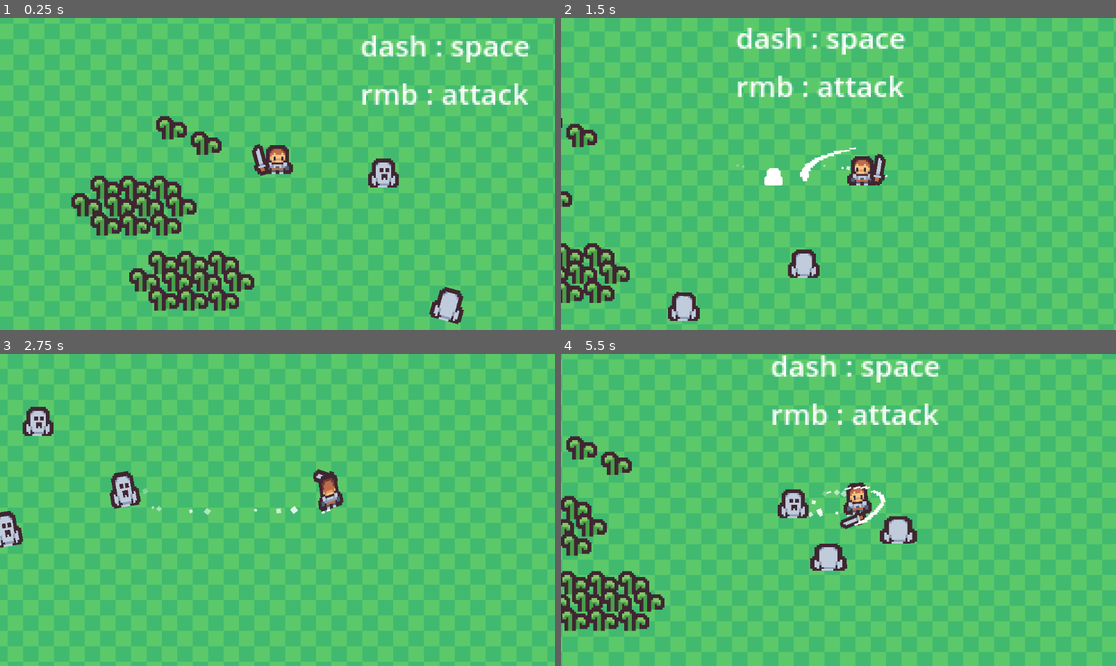
Above: before the commit, frames 1-4 (two rows, left to right).
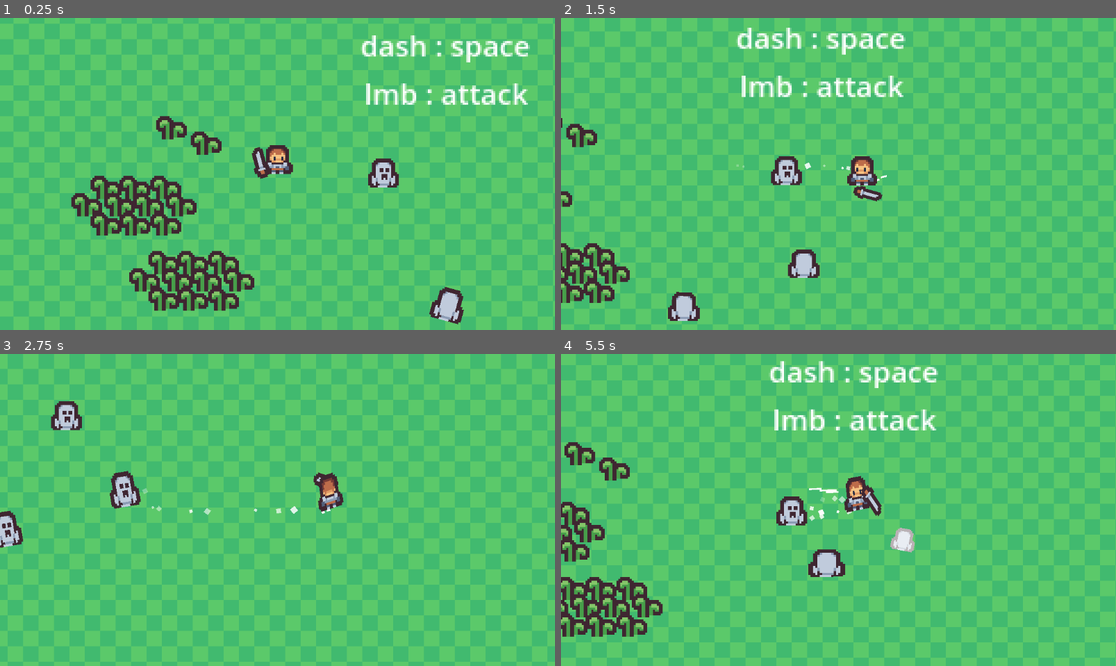
Above: after the commit, the same moments.

Repository: Kyrlio/2D-TopDown-Template
Game: Godot game, scene res://scenes/test_level.tscn
The game is run twice, just before and just after one commit, with the same random seed, the same clock (stepped at 60 frames per second) and the same inputs.
Inputs (mouse positions are in pixels of both pictures, inside the frame that each line leads up to):
- Up to frame 1 (0.25 s): no input
- Up to frame 2 (1.5 s): move the mouse to (960, 158) at 0.52 s; press the mouse at (960, 158) at 0.53 s; hold D (right) 0.53-1.28 s; tap Space (dash) at 0.8, 1.35 s; move the mouse to (727, 189) at 1.27 s; release the mouse at (727, 189) at 1.28 s; hold S (down) from 1.28 s (still down)
- Up to frame 3 (2.75 s): click (166, 525) at 1.55 s; move the mouse to (333, 441) at 2.02 s; release S (down) at 2.03 s; press the mouse at (333, 441) at 2.03 s; hold D (right) from 2.03 s (still down); tap Space (dash) at 2.3 s
- Up to frame 4 (5.5 s): move the mouse to (810, 572) at 2.77 s; release D (right) at 2.78 s; release the mouse at (810, 572) at 2.78 s; hold W (up) 2.78-3.53 s; tap Space (dash) at 2.85, 3.8, 4.35, 5.3 s; click (810, 572) at 3.05 s; move the mouse to (1005, 556) at 3.52 s; press the mouse at (1005, 556) at 3.53 s; hold A (left) 3.53-5.03 s; move the mouse to (672, 463) at 4.27 s; release the mouse at (672, 463) at 4.28 s; click (672, 463) at 4.55 s; move the mouse to (866, 510) at 5.02 s; press the mouse at (866, 510) at 5.03 s; hold S (down) from 5.03 s (still down)

The runs differ from the first frame. In frame 1, 0.6% of the frame differs, in the area x 45-96%, y 20-52%; in frame 2, 1.5%; in frame 3, 0.9%; in frame 4, 41%, in the area x 0-100%, y 0-100%.

Commit message:
Refactor code

Diff:
--- a/scenes/player.tscn
+++ b/scenes/player.tscn
@@ -1,9 +1,9 @@
-[gd_scene load_steps=29 format=3 uid="uid://hwmgqg603fae"]
+[gd_scene load_steps=23 format=3 uid="uid://hwmgqg603fae"]
 
 [ext_resource type="Script" uid="uid://qajblsskt5wv" path="res://scripts/player.gd" id="1_qhqgy"]
 [ext_resource type="Shader" uid="uid://dpcyeveyw771a" path="res://scripts/damage_flash.gdshader" id="2_qlg0r"]
+[ext_resource type="PackedScene" uid="uid://uwkj5evl1jsg" path="res://scenes/sword.tscn" id="2_tuyoq"]
 [ext_resource type="Texture2D" uid="uid://1lcq3is04bv1" path="res://assets/entities/tile_0098_both.png" id="3_dqkch"]
-[ext_resource type="Texture2D" uid="uid://gdrwf3aya6km" path="res://assets/weapons/tile_0104.png" id="4_dqkch"]
 [ext_resource type="PackedScene" uid="uid://bytdsihpt8723" path="res://scenes/camera_2d.tscn" id="5_qlg0r"]
 
 [sub_resource type="Curve" id="Curve_qlg0r"]
@@ -94,18 +94,6 @@
 "update": 0,
 "values": [0.0]
 }
-tracks/5/type = "value"
-tracks/5/imported = false
-tracks/5/enabled = true
-tracks/5/path = NodePath("Sprite2D/Sword:material:shader_parameter/flash_value")
-tracks/5/interp = 1
-tracks/5/loop_wrap = true
-tracks/5/keys = {
-"times": PackedFloat32Array(0),
-"transitions": PackedFloat32Array(1),
-"update": 0,
-"values": [0.0]
-}
 
 [sub_resource type="Animation" id="Animation_ur7pv"]
 resource_name = "dash"
@@ -130,18 +118,6 @@
 tracks/1/interp = 2
 tracks/1/loop_wrap = true
 tracks/1/keys = {
-"times": PackedFloat32Array(0, 0.1, 0.35, 0.4),
-"transitions": PackedFloat32Array(1, 0.5, 2, 2),
-"update": 0,
-"values": [0.0, 0.2, 0.2, 0.0]
-}
-tracks/2/type = "value"
-tracks/2/imported = false
-tracks/2/enabled = false
-tracks/2/path = NodePath("Sprite2D/Sword:material:shader_parameter/flash_value")
-tracks/2/interp = 2
-tracks/2/loop_wrap = true
-tracks/2/keys = {
 "times": PackedFloat32Array(0, 0.1, 0.35, 0.4),
 "transitions": PackedFloat32Array(1, 0.5, 2, 2),
 "update": 0,
@@ -315,162 +291,6 @@
 shader_parameter/flash_color = Color(1, 1, 1, 1)
 shader_parameter/flash_value = 0.0
 
-[sub_resource type="ShaderMaterial" id="ShaderMaterial_dqkch"]
-resource_local_to_scene = true
-shader = ExtResource("2_qlg0r")
-shader_parameter/flash_color = Color(1, 1, 1, 1)
-shader_parameter/flash_value = 0.0
-
-[sub_resource type="Animation" id="Animation_fjrip"]
-length = 0.001
-tracks/0/type = "value"
-tracks/0/imported = false
-tracks/0/enabled = true
-tracks/0/path = NodePath(".:rotation")
-tracks/0/interp = 1
-tracks/0/loop_wrap = true
-tracks/0/keys = {
-"times": PackedFloat32Array(0),
-"transitions": PackedFloat32Array(1),
-"update": 0,
-"values": [-0.261799]
-}
-tracks/1/type = "value"
-tracks/1/imported = false
-tracks/1/enabled = true
-tracks/1/path = NodePath(".:scale")
-tracks/1/interp = 1
-tracks/1/loop_wrap = true
-tracks/1/keys = {
-"times": PackedFloat32Array(0),
-"transitions": PackedFloat32Array(1),
-"update": 0,
-"values": [Vector2(1, 1)]
-}
-
-[sub_resource type="Animation" id="Animation_tuyoq"]
-resource_name = "slash"
-length = 0.3
-step = 0.05
-tracks/0/type = "value"
-tracks/0/imported = false
-tracks/0/enabled = true
-tracks/0/path = NodePath(".:rotation")
-tracks/0/interp = 2
-tracks/0/loop_wrap = true
-tracks/0/keys = {
-"times": PackedFloat32Array(0, 0.25),
-"transitions": PackedFloat32Array(0.5, -2),
-"update": 0,
-"values": [-0.261799, 4.45059]
-}
-tracks/1/type = "value"
-tracks/1/imported = false
-tracks/1/enabled = true
-tracks/1/path = NodePath(".:scale")
-tracks/1/interp = 2
-tracks/1/loop_wrap = true
-tracks/1/keys = {
-"times": PackedFloat32Array(0, 0.3),
-"transitions": PackedFloat32Array(0.5, 0.5),
-"update": 0,
-"values": [Vector2(1, 1), Vector2(0.8, 0.95)]
-}
-tracks/2/type = "method"
-tracks/2/imported = false
-tracks/2/enabled = true
-tracks/2/path = NodePath("../..")
-tracks/2/interp = 1
-tracks/2/loop_wrap = true
-tracks/2/keys = {
-"times": PackedFloat32Array(0.05),
-"transitions": PackedFloat32Array(1),
-"values": [{
-"args": [],
-"method": &"spawn_slash"
-}]
-}
-
-[sub_resource type="Animation" id="Animation_oprun"]
-resource_name = "slash_2"
-length = 0.3
-step = 0.05
-tracks/0/type = "value"
-tracks/0/imported = false
-tracks/0/enabled = true
-tracks/0/path = NodePath(".:rotation")
-tracks/0/interp = 2
-tracks/0/loop_wrap = true
-tracks/0/keys = {
-"times": PackedFloat32Array(0, 0.25),
-"transitions": PackedFloat32Array(-2, 0.5),
-"update": 0,
-"values": [4.45059, -0.261799]
-}
-tracks/1/type = "value"
-tracks/1/imported = false
-tracks/1/enabled = true
-tracks/1/path = NodePath(".:scale")
-tracks/1/interp = 2
-tracks/1/loop_wrap = true
-tracks/1/keys = {
-"times": PackedFloat32Array(0, 0.3),
-"transitions": PackedFloat32Array(0.5, 0.5),
-"update": 0,
-"values": [Vector2(0.8, 0.95), Vector2(1, 1)]
-}
-tracks/2/type = "method"
-tracks/2/imported = false
-tracks/2/enabled = true
-tracks/2/path = NodePath("../..")
-tracks/2/interp = 1
-tracks/2/loop_wrap = true
-tracks/2/keys = {
-"times": PackedFloat32Array(0.05),
-"transitions": PackedFloat32Array(1),
-"values": [{
-"args": [],
-"method": &"spawn_slash"
-}]
-}
-
-[sub_resource type="Animation" id="Animation_smehm"]
-resource_name = "sword_return"
-length = 0.65
-step = 0.05
-tracks/0/type = "value"
-tracks/0/imported = false
-tracks/0/enabled = true
-tracks/0/path = NodePath(".:rotation")
-tracks/0/interp = 2
-tracks/0/loop_wrap = true
-tracks/0/keys = {
-"times": PackedFloat32Array(0, 0.2, 0.65),
-"transitions": PackedFloat32Array(-2, -2, 0.5),
-"update": 0,
-"values": [4.45059, 4.45059, -0.261799]
-}
-tracks/1/type = "value"
-tracks/1/imported = false
-tracks/1/enabled = true
-tracks/1/path = NodePath(".:scale")
-tracks/1/interp = 2
-tracks/1/loop_wrap = true
-tracks/1/keys = {
-"times": PackedFloat32Array(0, 0.65),
-"transitions": PackedFloat32Array(0.5, 0.5),
-"update": 0,
-"values": [Vector2(0.8, 0.95), Vector2(1, 1)]
-}
-
-[sub_resource type="AnimationLibrary" id="AnimationLibrary_ur7pv"]
-_data = {
-&"RESET": SubResource("Animation_fjrip"),
-&"slash": SubResource("Animation_tuyoq"),
-&"slash_2": SubResource("Animation_oprun"),
-&"sword_return": SubResource("Animation_smehm")
-}
-
 [sub_resource type="Animation" id="Animation_d2wvv"]
 length = 0.001
 tracks/0/type = "value"
@@ -480,18 +300,6 @@
 tracks/0/interp = 1
 tracks/0/loop_wrap = true
 tracks/0/keys = {
-"times": PackedFloat32Array(0),
-"transitions": PackedFloat32Array(1),
-"update": 0,
-"values": [Vector2(1, 1)]
-}
-tracks/1/type = "value"
-tracks/1/imported = false
-tracks/1/enabled = true
-tracks/1/path = NodePath("Sword:scale")
-tracks/1/interp = 1
-tracks/1/loop_wrap = true
-tracks/1/keys = {
 "times": PackedFloat32Array(0),
 "transitions": PackedFloat32Array(1),
 "update": 0,
@@ -514,18 +322,6 @@
 "update": 0,
 "values": [Vector2(1, 1), Vector2(-1, 1)]
 }
-tracks/1/type = "value"
-tracks/1/imported = false
-tracks/1/enabled = false
-tracks/1/path = NodePath("Sword:scale")
-tracks/1/interp = 1
-tracks/1/loop_wrap = true
-tracks/1/keys = {
-"times": PackedFloat32Array(0, 0.15),
-"transitions": PackedFloat32Array(0.5, 2),
-"update": 0,
-"values": [Vector2(1, 1), Vector2(-1, 1)]
-}
 
 [sub_resource type="Animation" id="Animation_3v2ag"]
 resource_name = "look_right"
@@ -539,18 +335,6 @@
 tracks/0/loop_wrap = true
 tracks/0/keys = {
 "times": PackedFloat32Array(0, 0.2),
-"transitions": PackedFloat32Array(0.5, 2),
-"update": 0,
-"values": [Vector2(-1, 1), Vector2(1, 1)]
-}
-tracks/1/type = "value"
-tracks/1/imported = false
-tracks/1/enabled = false
-tracks/1/path = NodePath("Sword:scale")
-tracks/1/interp = 1
-tracks/1/loop_wrap = true
-tracks/1/keys = {
-"times": PackedFloat32Array(0, 0.15),
 "transitions": PackedFloat32Array(0.5, 2),
 "update": 0,
 "values": [Vector2(-1, 1), Vector2(1, 1)]
@@ -573,6 +357,7 @@
 z_index = 2
 y_sort_enabled = true
 script = ExtResource("1_qhqgy")
+starting_weapon = ExtResource("2_tuyoq")
 health = 10.0
 dash_curve = SubResource("Curve_qlg0r")
 
@@ -595,18 +380,6 @@
 offset = Vector2(0, -5)
 hframes = 2
 
-[node name="Sword" type="Sprite2D" parent="Sprite2D"]
-material = SubResource("ShaderMaterial_dqkch")
-position = Vector2(0, -1.5)
-rotation = -0.261799
-texture = ExtResource("4_dqkch")
-offset = Vector2(-8, -5)
-
-[node name="SwordAnim" type="AnimationPlayer" parent="Sprite2D/Sword"]
-libraries = {
-&"": SubResource("AnimationLibrary_ur7pv")
-}
-
 [node name="flip_anim" type="AnimationPlayer" parent="Sprite2D"]
 libraries = {
 &"": SubResource("AnimationLibrary_jej6c")
@@ -621,4 +394,3 @@
 zoom = Vector2(4, 4)
 
 [connection signal="animation_finished" from="AnimationPlayer" to="." method="_on_animation_player_animation_finished"]
-[connection signal="animation_finished" from="Sprite2D/Sword/SwordAnim" to="." method="_on_sword_anim_animation_finished"]
--- a/scenes/sword.tscn
+++ b/scenes/sword.tscn
@@ -1,6 +1,7 @@
-[gd_scene load_steps=6 format=3 uid="uid://uwkj5evl1jsg"]
+[gd_scene load_steps=8 format=3 uid="uid://uwkj5evl1jsg"]
 
-[ext_resource type="Texture2D" uid="uid://dp5ab8fn3hsw5" path="res://assets/weapons/sword.png" id="1_ycbs3"]
+[ext_resource type="Texture2D" uid="uid://gdrwf3aya6km" path="res://assets/weapons/tile_0104.png" id="1_ycbs3"]
+[ext_resource type="Script" uid="uid://uartloxtwi32" path="res://scripts/sword.gd" id="2_n355p"]
 
 [sub_resource type="Animation" id="Animation_fjrip"]
 length = 0.001
@@ -14,7 +15,7 @@
 "times": PackedFloat32Array(0),
 "transitions": PackedFloat32Array(1),
 "update": 0,
-"values": [0.0]
+"values": [-0.261799]
 }
 tracks/1/type = "value"
 tracks/1/imported = false
@@ -43,7 +44,7 @@
 "times": PackedFloat32Array(0, 0.25),
 "transitions": PackedFloat32Array(0.5, -2),
 "update": 0,
-"values": [0.0, 4.45059]
+"values": [-0.261799, 4.45059]
 }
 tracks/1/type = "value"
 tracks/1/imported = false
@@ -60,7 +61,7 @@
 tracks/2/type = "method"
 tracks/2/imported = false
 tracks/2/enabled = true
-tracks/2/path = NodePath("../..")
+tracks/2/path = NodePath(".")
 tracks/2/interp = 1
 tracks/2/loop_wrap = true
 tracks/2/keys = {
@@ -68,7 +69,50 @@
 "transitions": PackedFloat32Array(1),
 "values": [{
 "args": [],
-"method": &"spawn_slash"
+"method": &"_global_spawn_slash"
+}]
+}
+
+[sub_resource type="Animation" id="Animation_oprun"]
+resource_name = "slash_2"
+length = 0.3
+step = 0.05
+tracks/0/type = "value"
+tracks/0/imported = false
+tracks/0/enabled = true
+tracks/0/path = NodePath(".:rotation")
+tracks/0/interp = 2
+tracks/0/loop_wrap = true
+tracks/0/keys = {
+"times": PackedFloat32Array(0, 0.25),
+"transitions": PackedFloat32Array(-2, 0.5),
+"update": 0,
+"values": [4.45059, -0.261799]
+}
+tracks/1/type = "value"
+tracks/1/imported = false
+tracks/1/enabled = true
+tracks/1/path = NodePath(".:scale")
+tracks/1/interp = 2
+tracks/1/loop_wrap = true
+tracks/1/keys = {
+"times": PackedFloat32Array(0, 0.3),
+"transitions": PackedFloat32Array(0.5, 0.5),
+"update": 0,
+"values": [Vector2(0.8, 0.95), Vector2(1, 1)]
+}
+tracks/2/type = "method"
+tracks/2/imported = false
+tracks/2/enabled = true
+tracks/2/path = NodePath(".")
+tracks/2/interp = 1
+tracks/2/loop_wrap = true
+tracks/2/keys = {
+"times": PackedFloat32Array(0.05),
+"transitions": PackedFloat32Array(1),
+"values": [{
+"args": [],
+"method": &"_global_spawn_slash"
 }]
 }
 
@@ -86,7 +130,7 @@
 "times": PackedFloat32Array(0, 0.2, 0.65),
 "transitions": PackedFloat32Array(-2, -2, 0.5),
 "update": 0,
-"values": [4.45059, 4.45059, 0.0]
+"values": [4.45059, 4.45059, -0.261799]
 }
 tracks/1/type = "value"
 tracks/1/imported = false
@@ -105,13 +149,16 @@
 _data = {
 &"RESET": SubResource("Animation_fjrip"),
 &"slash": SubResource("Animation_tuyoq"),
+&"slash_2": SubResource("Animation_oprun"),
 &"sword_return": SubResource("Animation_smehm")
 }
 
 [node name="Sword" type="Sprite2D"]
+texture_filter = 1
+rotation = -0.261799
 texture = ExtResource("1_ycbs3")
-offset = Vector2(-8, -8)
-hframes = 2
+offset = Vector2(-8, -5)
+script = ExtResource("2_n355p")
 
 [node name="SwordAnim" type="AnimationPlayer" parent="."]
 libraries = {
--- a/scenes/test_level.tscn
+++ b/scenes/test_level.tscn
@@ -28,7 +28,7 @@
 offset_right = 638.0
 offset_bottom = 287.0
 text = "dash : space
-rmb : attack"
+lmb : attack"
 label_settings = SubResource("LabelSettings_x4b8f")
 horizontal_alignment = 1
 vertical_alignment = 1
--- /dev/null
+++ b/scenes/weapon_manager.tscn
@@ -0,0 +1,10 @@
+[gd_scene load_steps=2 format=3 uid="uid://bwmk8dfyqsy7o"]
+
+[sub_resource type="GDScript" id="GDScript_leat1"]
+script/source = "extends Node2D
+
+
+"
+
+[node name="WeaponManager" type="Node2D"]
+script = SubResource("GDScript_leat1")
--- a/scripts/player.gd
+++ b/scripts/player.gd
@@ -7,10 +7,12 @@
 
 var current_look_dir = "right"
 
+# --- WEAPON ---
+@export var starting_weapon: PackedScene
+var weapon: Weapon
+
 # --- ANIMATIONS ---
 @onready var flip_anim: AnimationPlayer = $Sprite2D/flip_anim
-@onready var sword: Sprite2D = $Sprite2D/Sword
-@onready var sword_anim: AnimationPlayer = $Sprite2D/Sword/SwordAnim
 @onready var animation_player: AnimationPlayer = $AnimationPlayer
 @onready var run_particles: GPUParticles2D = $RunParticles
 
@@ -32,21 +34,19 @@
 @export var dash_curve: Curve
 @export var dash_cooldown: float = 1
 
-# --- ATTACKS & COMBOS---
-var can_slash: bool = true
-@export var slash_time: float = 0.3
-@export var sword_return_time: float = 0.5
-@export var weapon_damage: float = 1.0
-
-var combo_count: int = 0
-var max_combo: int = 2
-var combo_window_timer: float = 0.0
-@export var combo_window_duration: float = 0.8 # Temps pour enchainer le prochain coup
-var attack_buffered: bool = false # Pour gérer les inputs en buffer pendant l'animation
-
 var knockback: Vector2 = Vector2.ZERO
 var knockback_timer: float = 0.0
 
+
+func _ready() -> void:
+	if starting_weapon:
+		weapon = starting_weapon.instantiate()
+		$Sprite2D.add_child(weapon)
+		weapon.initialize(self)
+
+		weapon.attack_started.connect(_on_weapon_attack_started)
+		weapon.attack_finished.connect(_on_weapon_attack_finished)
+		weapon.combo_reset.connect(_on_weapon_combo_reset)
 
 func _physics_process(delta: float) -> void:
 	if knockback_timer > 0.0:
@@ -77,13 +77,12 @@
 	dash(delta)
 	move_and_slide()
 
-
 func dash(delta):
 	# Perform dash
 	if is_dashing:
 		can_take_damage = false
 		$CollisionShape2D.disabled = true
-		can_slash = false
+		weapon.can_attack = true
 		var current_distance = position.distance_to(dash_start_position)
 		#print("dash? ", is_dashing, " | pos: ", global_position, " | start: ", dash_start_position, " | dist: ", current_distance)
 		if current_distance >= dash_max_distance or is_on_wall():
@@ -99,7 +98,7 @@
 	if not is_dashing:
 		return
 	else:
-		can_slash = true
+		weapon.can_attack = true
 		is_dashing = false
 		can_take_damage = true
 		$CollisionShape2D.disabled = false
@@ -142,80 +141,20 @@
 	#print(get_global_mouse_position().y, " | ", global_position.y - 10)
 
 	if get_global_mouse_position().y > (global_position.y - 20):
-		$Sprite2D/Sword.show_behind_parent = false
+		weapon.show_behind_parent = false
 		$Sprite2D.frame = 0
 	else:
-		$Sprite2D/Sword.show_behind_parent = true
+		weapon.show_behind_parent = true
 		$Sprite2D.frame = 1
 
 
 func handle_attack_input():
 	if Input.is_action_pressed("attack"):
-		if can_slash:
-			perform_attack()
+		if weapon.can_attack:
+			weapon.perform_attack()
 		else:
-			attack_buffered = true
-
-
-func perform_attack():
-	combo_count += 1
-	can_slash = false
-	attack_buffered = false
-
-	if combo_count == 1:
-		combo_window_timer = combo_window_duration
-
-	var anim_name = get_slash_animation_name()
-
-	sword_anim.speed_scale = sword_anim.get_animation(anim_name).length / slash_time
-	sword_anim.play(anim_name)
-
-	print("Combo hit: ", combo_count, " | Animation: ", anim_name)
-
-
-func get_slash_animation_name() -> String:
-	match combo_count:
-		1: return "slash"
-		2: return "slash_2"
-		_: return "slash"
-
-
-func reset_combo():
-	print(combo_count)
-	if combo_count == 1:
-		sword_anim.speed_scale = sword_anim.get_animation("sword_return").length / sword_return_time
-		sword_anim.play("sword_return")
-	combo_count = 0
-	attack_buffered = false
-
-
-
-
-const sword_slash_preload = preload("res://scenes/sword_slash.tscn")
-func spawn_slash():
-	var sword_slash_var = sword_slash_preload.instantiate()
-	sword_slash_var.global_position = global_position
-	sword_slash_var.get_node("Sprite2D/AnimationPlayer").speed_scale = sword_slash_var.get_node("Sprite2D/AnimationPlayer").get_animation("slash").length / slash_time
-	sword_slash_var.get_node("Sprite2D").flip_v = false if get_global_mouse_position().x > global_position.x else true
-	sword_slash_var.weapon_damage = weapon_damage
-	get_parent().add_child(sword_slash_var)
-
-
-func _on_sword_anim_animation_finished(anim_name: StringName) -> void:
-	match anim_name:
-		"slash":
-			can_slash = true
-			await get_tree().create_timer(0.2).timeout
-			if combo_count == 1:
-				reset_combo()
-
-		"slash_2":
-			reset_combo()
-			await get_tree().create_timer(0.1).timeout
-			can_slash = true
-
-		"sword_return":
-			can_slash = true
+			weapon.attack_buffered = true
+
 
 
 func apply_knockback(direction: Vector2, force: float, knockback_duration: float) -> void:
@@ -228,8 +167,8 @@
 		if is_dashing:
 			not_dashing()
 
-		reset_combo()
-		can_slash = true
+		weapon.reset_combo()
+		weapon.can_attack = true
 
 		health -= damage
 		print("life : " + str(health))
@@ -257,3 +196,12 @@
 		"hurt_left": is_hurt = false
 		"dash": not_dashing()
 		_: return
+
+func _on_weapon_attack_started(combo_count: int):
+	print("Player: Attack started, combo: ", combo_count)
+
+func _on_weapon_attack_finished(combo_count: int):
+	print("Player: Attack finished, combo: ", combo_count)
+
+func _on_weapon_combo_reset():
+	print("Player: Combo reset")
--- /dev/null
+++ b/scripts/sword.gd
@@ -0,0 +1,69 @@
+extends Weapon
+class_name Sword
+
+@onready var sword_anim: AnimationPlayer = $SwordAnim
+
+const sword_slash_preload = preload("res://scenes/sword_slash.tscn")
+
+func _ready() -> void:
+	super._ready()
+	if sword_anim:
+		sword_anim.animation_finished.connect(_on_sword_animation_finished)
+
+func perform_attack():
+	combo_count += 1
+	can_attack = false
+	attack_buffered = false
+
+	if combo_count == 1:
+		combo_window_timer = combo_window_duration
+
+	var anim_name = get_attack_animation_name()
+
+	sword_anim.speed_scale = sword_anim.get_animation(anim_name).length / attack_time
+	sword_anim.play(anim_name)
+	attack_started.emit(combo_count)
+
+	print("Sword: Combo hit: ", combo_count, " | Animation: ", anim_name)
+
+func get_attack_animation_name() -> String:
+	match combo_count:
+		1: return "slash"
+		2: return "slash_2"
+		_: return "slash"
+
+func reset_combo() -> void:
+	print("Sword: Reset combo, count was: ", combo_count)
+	if combo_count == 1:
+		sword_anim.speed_scale = sword_anim.get_animation("sword_return").length / return_time
+		sword_anim.play("sword_return")
+	super.reset_combo()
+
+func spawn_slash():
+	var sword_slash_var = sword_slash_preload.instantiate()
+	sword_slash_var.global_position = owner_node.global_position
+	sword_slash_var.get_node("Sprite2D/AnimationPlayer").speed_scale = sword_slash_var.get_node("Sprite2D/AnimationPlayer").get_animation("slash").length / attack_time
+	sword_slash_var.get_node("Sprite2D").flip_v = false if owner_node.get_global_mouse_position().x > owner_node.global_position.x else true
+	sword_slash_var.weapon_damage = damage
+	owner_node.get_parent().add_child(sword_slash_var)
+
+func _global_spawn_slash():
+	spawn_slash()
+
+func _on_sword_animation_finished(anim_name: String) -> void:
+	match anim_name:
+		"slash":
+			can_attack = true
+			await owner_node.get_tree().create_timer(0.2).timeout
+			if combo_count == 1:
+				reset_combo()
+
+		"slash_2":
+			reset_combo()
+			owner_node.get_tree().create_timer(0.15).timeout
+			can_attack = true
+
+		"sword_return":
+			can_attack = true
+
+	attack_finished.emit(combo_count)
--- /dev/null
+++ b/scripts/weapon.gd
@@ -0,0 +1,60 @@
+extends Node
+class_name Weapon
+
+# Signaux pour communiquer avec le WeaponManager
+signal attack_started(combo_count: int)
+signal attack_finished(combo_count: int)
+signal combo_reset()
+
+@export var damage: float = 1.0
+@export var attack_time: float = 0.3
+@export var return_time: float = 0.5
+@export var combo_window_duration: float = 0.8 # Temps pour enchainer le prochain coup
+@export var max_combo: int = 2
+
+# Variables internes
+var combo_count: int = 0:
+	set(value):
+		combo_count = value
+	get:
+		return combo_count
+var combo_window_timer: float = 0.0
+var attack_buffered: bool = false:
+	set(value):
+		attack_buffered = value
+	get:
+		return attack_buffered
+var can_attack: bool = true:
+	set(value):
+		can_attack = value
+	get:
+		return can_attack
+
+# Réf
+var owner_node: CharacterBody2D
+var animation_player: AnimationPlayer
+
+func _ready() -> void:
+	if get_parent().has_node("AnimationPlayer"):
+		animation_player = get_node("AnimationPlayer")
+	else:
+		null
+
+func initialize(player: CharacterBody2D):
+	owner_node = player
+
+func perform_attack():
+	pass
+
+func get_attack_animation_name() -> String:
+	return ""
+
+func reset_combo() -> void:
+	combo_count = 0
+	attack_buffered = false
+	combo_reset.emit()
+
+func increment_combo() -> void:
+	combo_count += 1
+	if combo_count == 1:
+		combo_window_timer = combo_window_duration
Not shown, added: scripts/sword.gd.uid
Not shown, added: scripts/weapon.gd.uid
